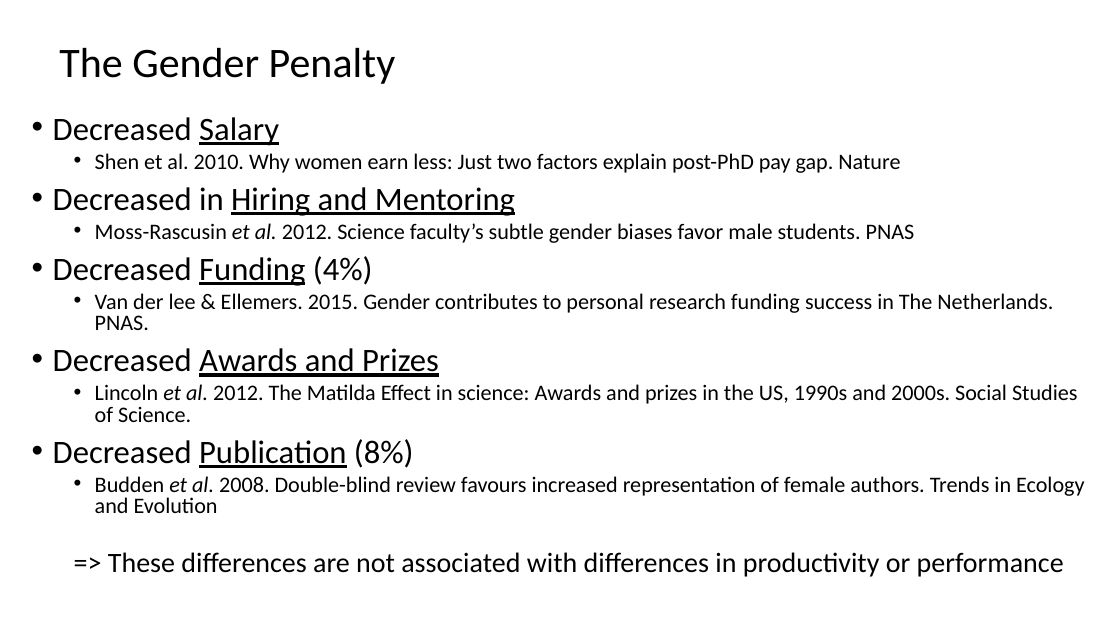
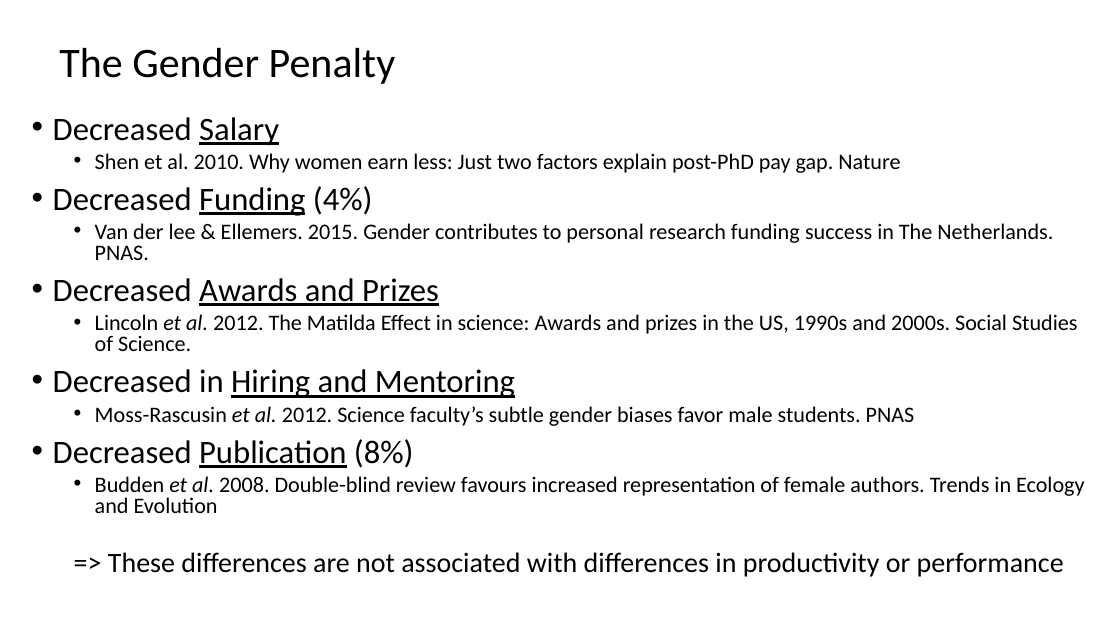
Before and after one commit to JoeyBernhardt/GRC-power-hour, a slide deck: slide 6 of presentations/GRC-power-hour.pptx (slide 7 before the commit). Drawn at 1120x630 pixels with LibreOffice and Linux fonts; fonts in the diff are those of the drawing. Boxes give left, top, right and bottom in pixels: in the first picture for what was removed or moved away, otherwise in the second. Text is boxed around its words. In the diff, an @@ line names an element or a change of style, - is before the commit and + after.

```diff
--- a/presentations/GRC-power-hour.pptx
+++ b/presentations/GRC-power-hour.pptx
@@ text at [53,187,915,243]: paragraphs removed @@
-• Decreased in Hiring and Mentoring
-  • Moss-Rascusin et al. 2012. Science faculty’s subtle gender biases favor male students. PNAS
@@ text at [53,369,915,426]: paragraphs added @@
+• Decreased in Hiring and Mentoring
+  • Moss-Rascusin et al. 2012. Science faculty’s subtle gender biases favor male students. PNAS
```
Also in this commit, not shown: 3 other slides changed, 19 slides added, 3 other files.
